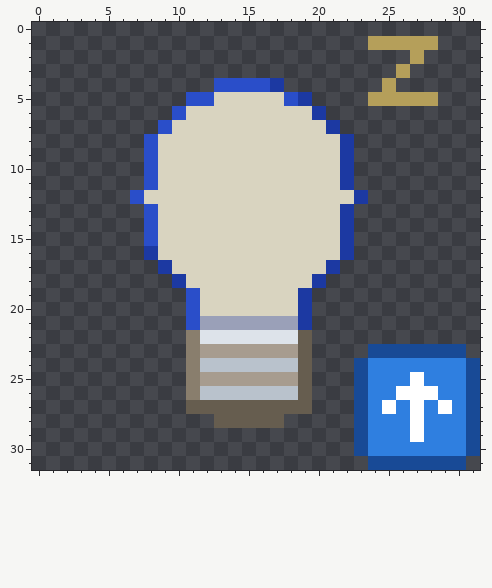
Pixel-art file, stored at src/media/photos/sprites/boosts/night_crew.aseprite. The picture above was drawn from the file before the commit.
32x32 pixels, 1 frame.
The same view after the edit:
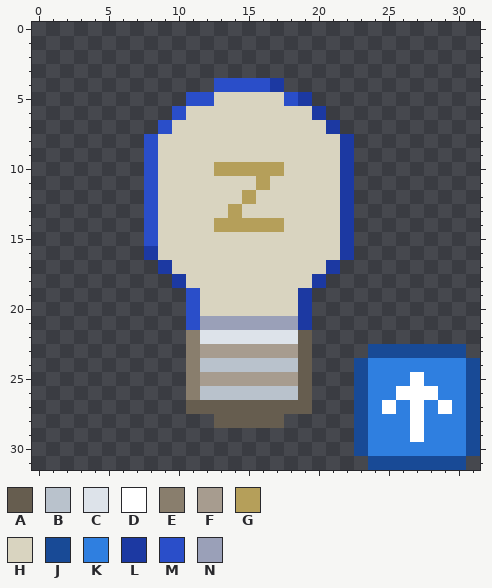
Palette (. is transparent): A #665d4f  B #b9c2cc  C #dde3ea  D #ffffff  E #897e6d  F #a79c8f  G #b59f5a  H #d9d4c0  J #184a96  K #2f7fe0  L #1c39a2  M #2a4ec9  N #9aa0b8
Edits made:
Changed rows in their new state; - is an unchanged pixel.
first column x 24:
 1 .....
 2 ---.-
 3 --.--
 4 -.---
 5 .....
first column x 7:
10 ------GGGGG------
11 ---------G-------
12 .M------G------L.
13 -------G---------
14 ------GGGGG------
Changed places in both pictures, as pixel boxes (x1, y1, x2, y2):
erased: (368, 36, 438, 106)
changed: (214, 162, 284, 232)
changed: (130, 190, 158, 204)
changed: (340, 190, 368, 204)
